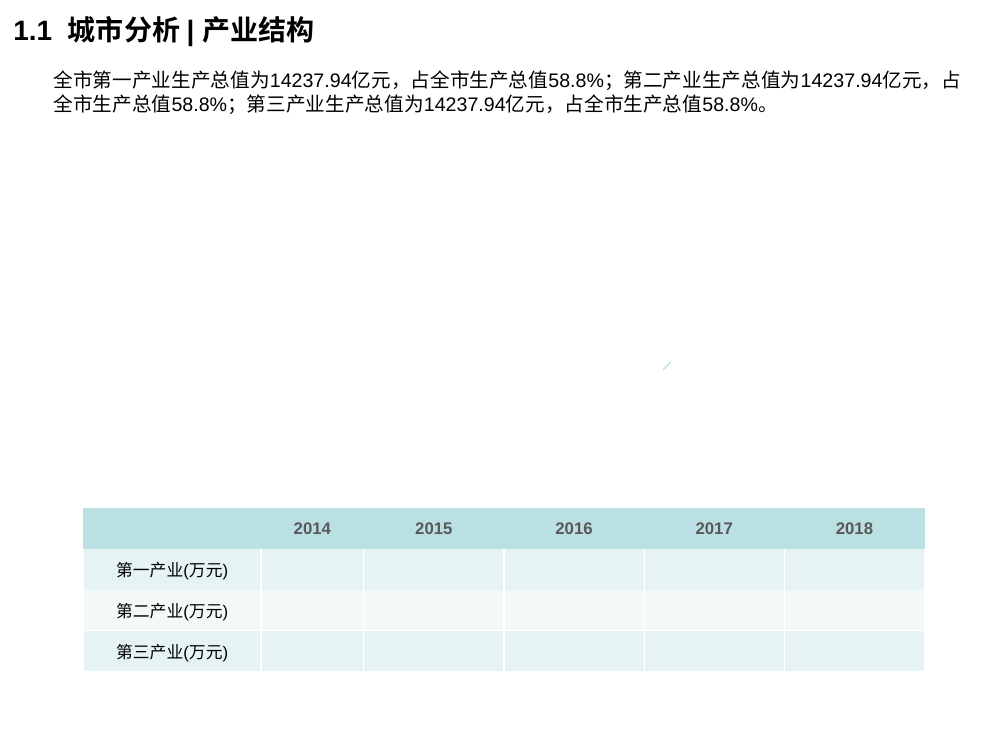
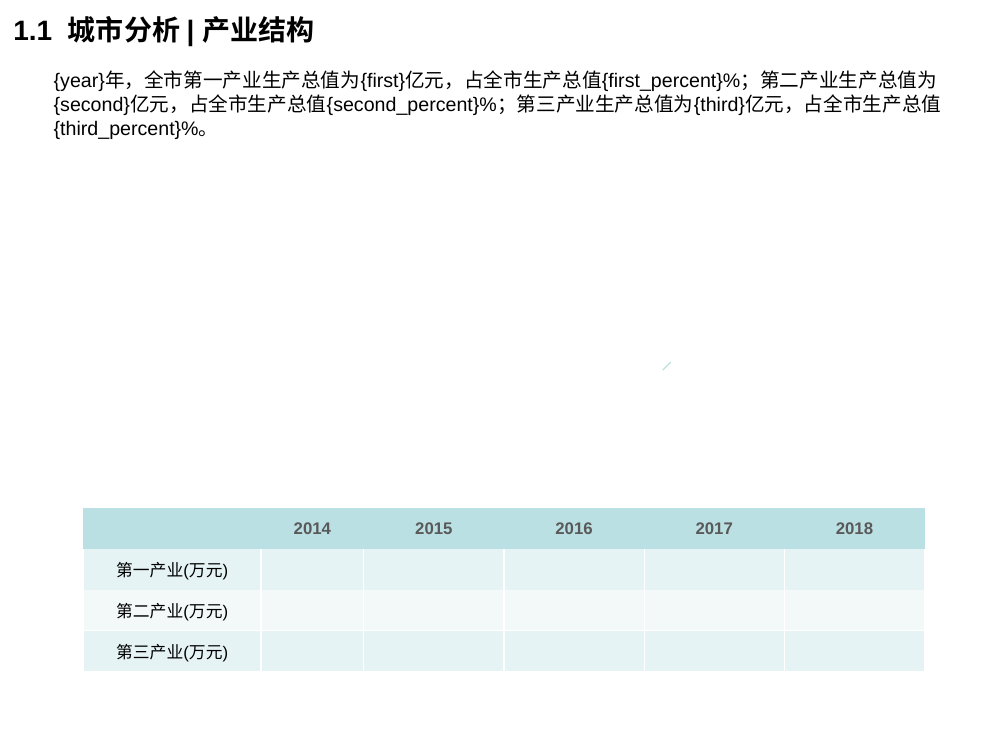
Before and after one commit to lizhou828/python_hello_world, a slide deck: slide 5 of helloWorld/ppt_template/diyun_land_report_template.pptx. Drawn at 1008x756 pixels with LibreOffice and Linux fonts; fonts in the diff are those of the drawing; background and template pictures are left out. Boxes give left, top, right and bottom in pixels: in the first picture for what was removed or moved away, otherwise in the second. Text is boxed around its words. In the diff, an @@ line names an element or a change of style, - is before the commit and + after.

```diff
--- a/helloWorld/ppt_template/diyun_land_report_template.pptx
+++ b/helloWorld/ppt_template/diyun_land_report_template.pptx
@@ text at <box>54,72,942,139</box>: text changed @@
-全市第一产业生产总值为14237.94亿元，占全市生产总值58.8%；第二产业生产总值为14237.94亿元，占全市生产总值58.8%；第三产业生产总值为14237.94亿元，占全市生产总值58.8%。
+{year}年，全市第一产业生产总值为{first}亿元，占全市生产总值{first_percent}%；第二产业生产总值为{second}亿元，占全市生产总值{second_percent}%；第三产业生产总值为{third}亿元，占全市生产总值{third_percent}%。
```
Also in this commit, not shown: 5 other slides changed, 3 other files.
